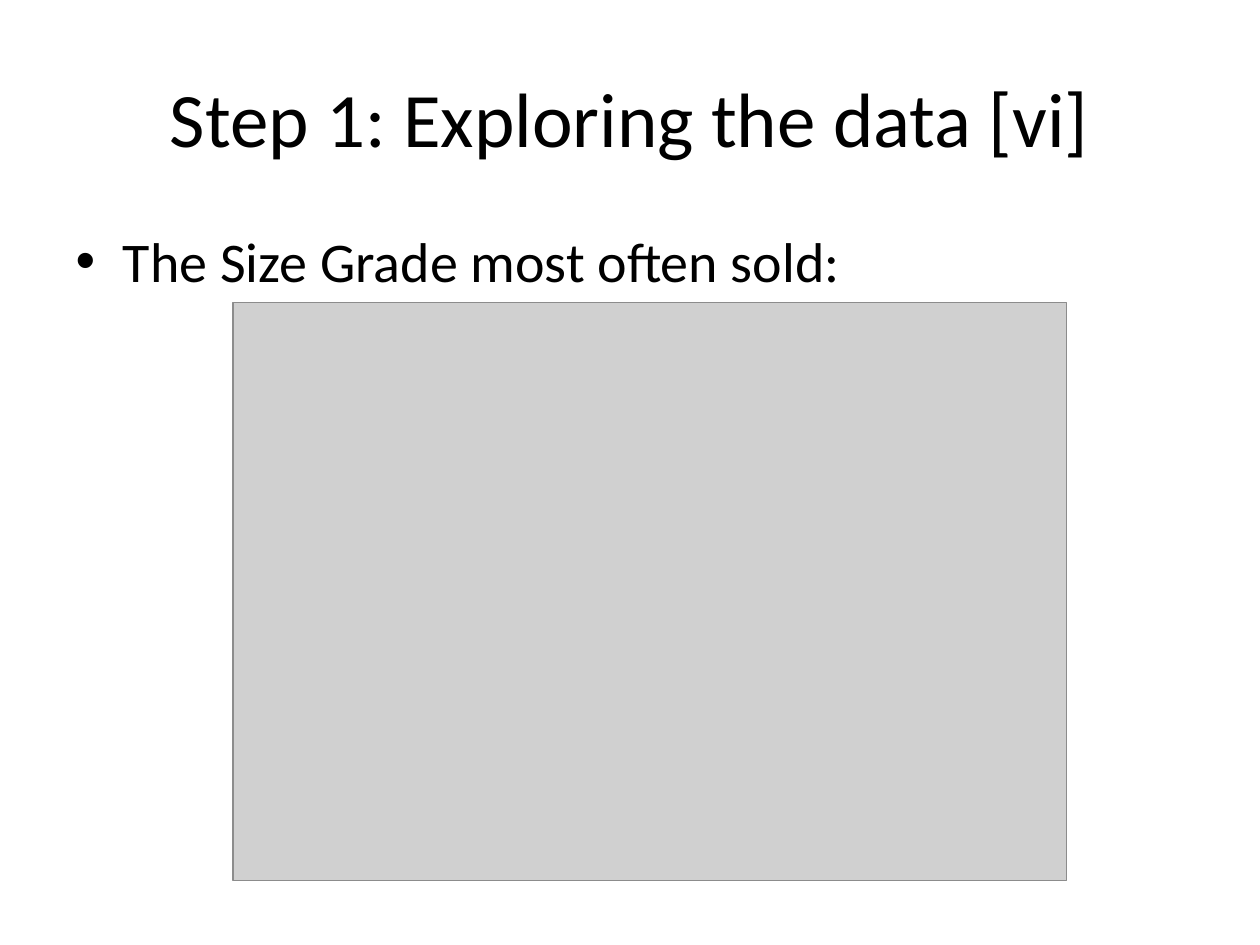
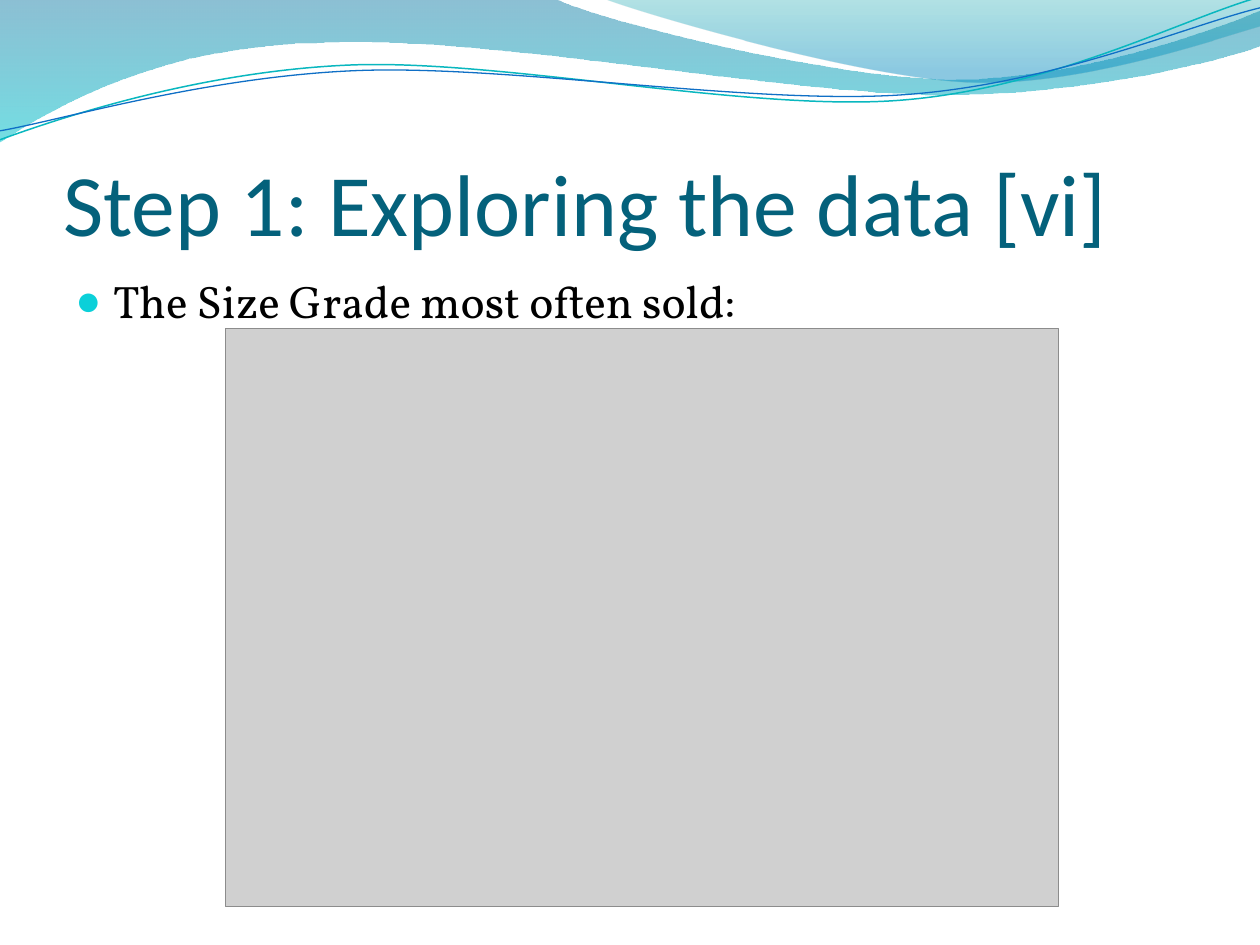
Before and after one commit to lkrump7/regression-apples-predict-api-template, a slide deck: slide 13 of What will the apples cost.pptx. Drawn at 1260x945 pixels with LibreOffice and Linux fonts; fonts in the diff are those of the drawing; grey boxes stand for pictures; background and template pictures are left out. Boxes give left, top, right and bottom in pixels: in the first picture for what was removed or moved away, otherwise in the second. Text is boxed around its words. In the diff, an @@ line names an element or a change of style, - is before the commit and + after.

```diff
--- a/What will the apples cost.pptx
+++ b/What will the apples cost.pptx
@@ freeform shape added at [0,0,1260,142], fill gradient #0074A1 to #00C6CF @@
@@ freeform shape added at [0,0,1260,147], outline #0AB8BF 0.85 pt @@
@@ freeform shape added at [0,8,1260,141], outline #0F6FC6 0.75 pt @@
@@ freeform shape added at [604,0,1260,87], fill gradient #00A1A9 to #008BBF @@
@@ title "Step 1: Exploring the data ...": place and size @@
-title "Step 1: Exploring the data ..." at [170,91,1088,161]
+title "Step 1: Exploring the data ..." at [63,172,1107,251]
@@ title "Step 1: Exploring the data ..." at [63,172,1107,251]: size 44 to 50 pt, text colour #000000 to #04617B; alignment centre to left; vertical alignment middle to bottom @@
@@ text "The Size Grade most often ...": place and size @@
-text "The Size Grade most often ..." at [123,243,840,283]
+text "The Size Grade most often ..." at [113,285,735,339]
@@ text "The Size Grade most often ..." at [113,285,735,339]: size 32 to 26 pt, font Calibri to Vollkorn; bullet • to ●; less space between paragraphs @@
@@ picture: place and size @@
-picture at [233,302,1066,881]
+picture at [226,329,1058,907]
```
Also in this commit, not shown: 23 other slides changed, 6 slides added.
